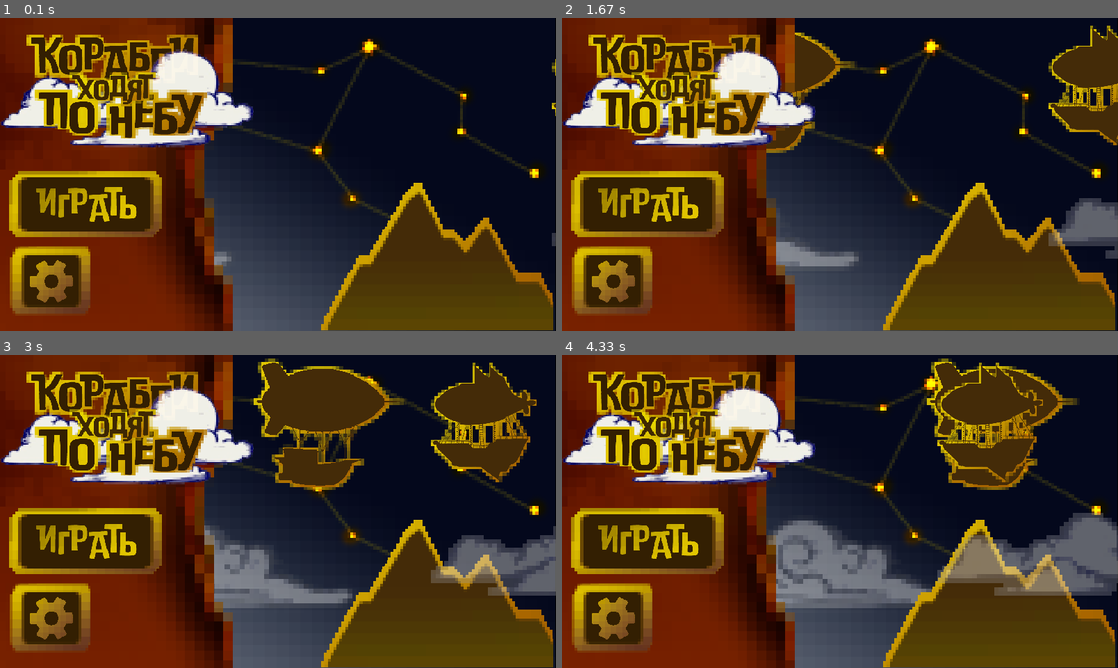
Above: before the commit, frames 1-4 (two rows, left to right).
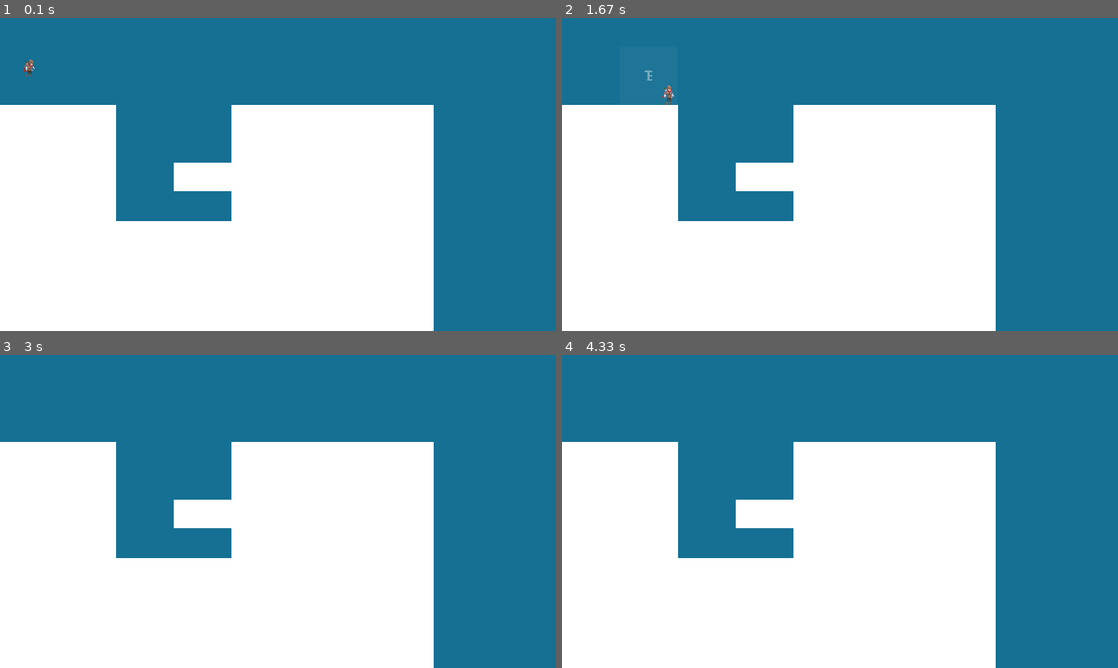
Above: after the commit, the same moments.

Repository: AndreiB-v/PyGame-project
Game: pygame game, started from src/main.py
The game is run twice, just before and just after one commit, with the same random seed, the same clock (stepped at 60 frames per second) and the same inputs.
Inputs:
- Up to frame 1 (0.1 s): no input
- Up to frame 2 (1.67 s): hold Right 0.33-0.8 s; hold Up 0.83-1.13 s; hold Right 1.17-1.63 s
- Up to frame 3 (3 s): hold Left 1.67-2.2 s; hold Left 2.23-2.63 s; tap Ctrl at 2.67 s
- Up to frame 4 (4.33 s): hold Right 3.4-4.03 s; tap Ctrl at 3.47, 3.77 s

The runs differ from the first frame. In frame 1, 100% of the frame differs, in the area x 0-100%, y 0-100%; in frame 2, 100%; in frame 3, 100%; in frame 4, 100%.

Commit message:
Диалоги + пауза, класс Popup, все закомментировано

Diff:
--- a/src/main.py
+++ b/src/main.py
@@ -2,7 +2,7 @@
 
 if __name__ == "__main__":
     # Задаем 'логи экрана', то есть screen_log содержит функцию исполняемой сцены scenes
-    screen_log = start_screen()
+    screen_log = game()
     # Каждая функция из scenes возвращает функцию следующей сцены
     while screen_log != 'close':
         screen_log = screen_log()
--- a/src/objects.py
+++ b/src/objects.py
@@ -139,6 +139,15 @@
         screen.blit(text, (text_x, text_y))
 
 
+class EndGame(Popup, pygame.sprite.Sprite):
+    def __init__(self, x, y):
+        super().__init__(150, (0, 0, 0))
+        self.buttons.append(Button(1920 / 2 + 200, 1080 / 2.5 - 121, 'start_screen',
+                                   load_image('buttons/Over.png', 'MENU'), self.popup_layer))
+        self.buttons.append(Button(1920 / 2 - 200, 1080 / 2.5 - 121, 'settings',
+                                   load_image('buttons/Off.png', 'MENU'), self.popup_layer))
+
+
 # Класс шестерёнки (это из экрана Settings)
 class Gearwheel(pygame.sprite.Sprite):
     def __init__(self):
--- a/src/scenes.py
+++ b/src/scenes.py
@@ -20,6 +20,8 @@
     e_image = load_image('images/e.png', 'MENU')  # картинка Е
 
     dialogs = [Dialog('Привет, ЭТО диАЛОГи!', 300 * FACTOR_X, 200 * FACTOR_Y, 100 * FACTOR_X,
+                      'Хм, ЭтО КрУтО!', 'ОКЕ!'),
+               Dialog('Поздравляем, вы прошли игру', 1400 * FACTOR_X, 200 * FACTOR_Y, 100 * FACTOR_X,
                       'Хм, ЭтО КрУтО!', 'ОКЕ!')]
     # ¯¯¯¯¯¯¯¯¯¯¯¯¯¯ ДИАЛОГИ ¯¯¯¯¯¯¯¯¯¯¯¯¯¯¯¯¯¯ #
 
Binary file added: data/buttons/Off.png
